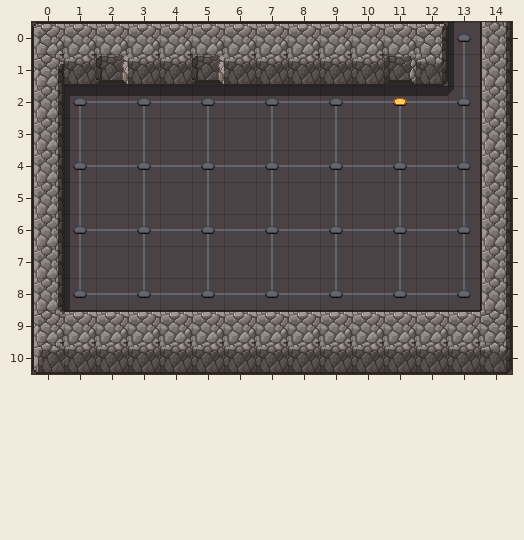
Two states of a Tiled map, cocos/Code/assets/resources/map/map_2-1-N-1.tmx. Above: the version before the commit.
Cells are 32x32 px. Shown: x 0..14, y 0..10.
The result:
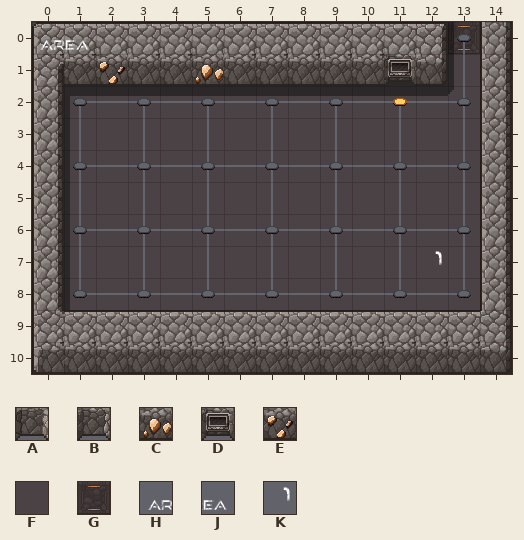
Key: from "scifi_dungeon_tileset2": A 2, B 101, C 105, D 112, E 115, F 150, G 181; from "scifi_tileset_01": H 150, J 151, K 153.
_ is an empty cell.
Tiles of an added or newly shown layer are drawn over the layers below it.
What changed:
{"where": "layer \"ground\""}
{"y":0,"x":13,"old":"F","new":"G"}
{"where": "layer \"wall\""}
{"y":1,"x":2,"old":"A","new":"E"}
{"y":1,"x":5,"old":"A","new":"C"}
{"y":1,"x":11,"old":"B","new":"D"}
{"where": "layer \"p\" (added)"}
{"y":0,"x":0,"old":"__","new":"HJ"}
{"y":7,"x":12,"old":"_","new":"K"}
